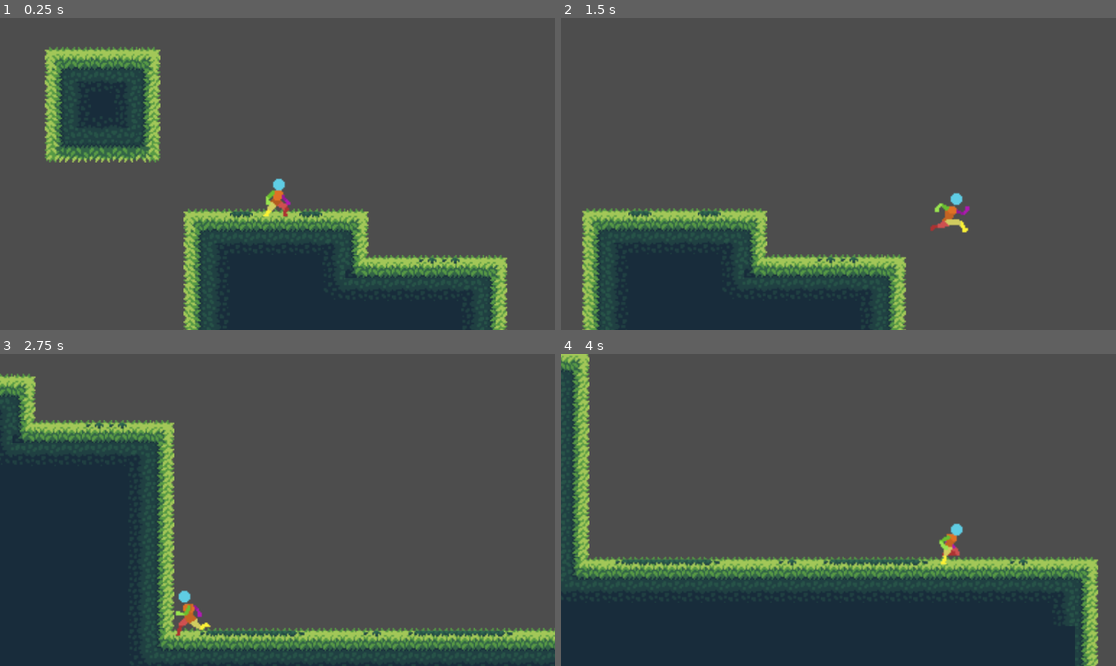
Above: before the commit, frames 1-4 (two rows, left to right).
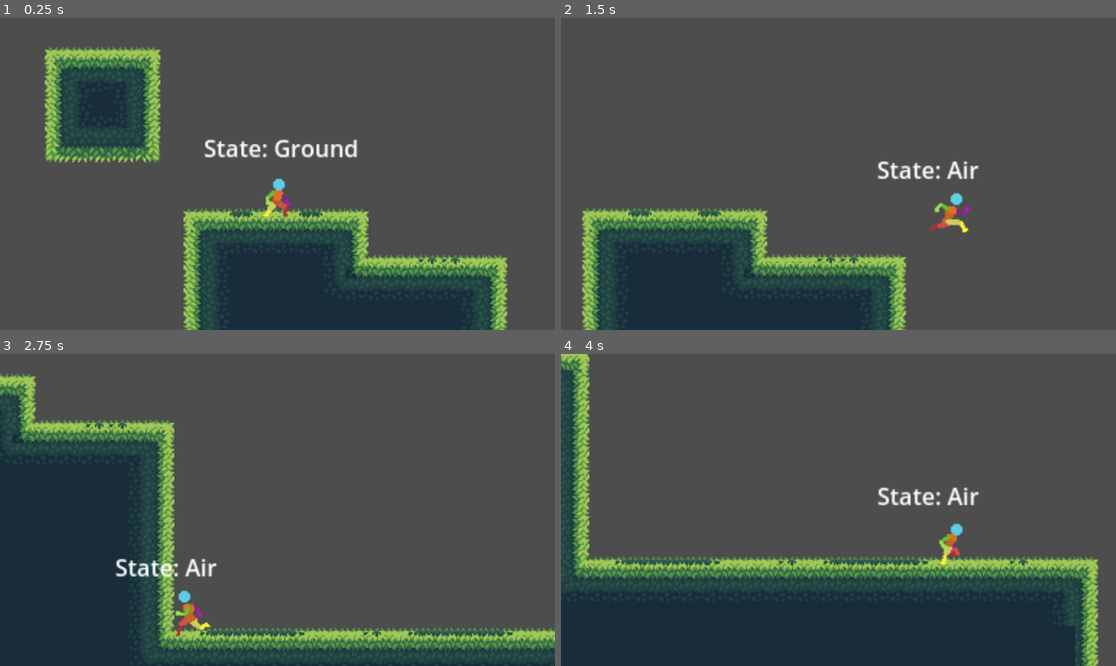
Above: after the commit, the same moments.

Repository: Allus-Interactive/platform-combat-game
Game: Godot game, scene res://scenes/main.tscn
Two runs of this game, one before a commit and one after it. Both use one fixed random seed, a clock stepped at 60 frames per second and the inputs below.
Inputs:
- Up to frame 1 (0.25 s): no input
- Up to frame 2 (1.5 s): tap Enter at 0.5 s; hold D (move_right) from 0.53 s (still down); tap O (roll) at 0.6 s; tap Space (jump) at 0.77 s; tap F (toggle_weapon) at 1.35 s
- Up to frame 3 (2.75 s): tap Space (jump) at 1.52 s; release D (move_right) at 2.03 s; hold A (move_left) from 2.03 s (still down); tap O (roll) at 2.1 s
- Up to frame 4 (4 s): release A (move_left) at 2.78 s; hold D (move_right) from 2.78 s (still down); tap F (toggle_weapon) at 2.85 s; tap Space (jump) at 3.02, 3.77 s; tap O (roll) at 3.6 s

The runs differ from the first frame. In frame 1, 0.8% of the frame differs, in the area x 36-65%, y 38-45%; in frame 2, 0.5%; in frame 3, 0.6%; in frame 4, 0.5%.

Commit message:
add state debug label

Diff:
--- a/scenes/player.tscn
+++ b/scenes/player.tscn
@@ -13,6 +13,7 @@
 [ext_resource type="Script" path="res://scripts/ground_state.gd" id="11_jhcou"]
 [ext_resource type="Script" path="res://scripts/air_state.gd" id="12_k7mg6"]
 [ext_resource type="Script" path="res://scripts/landing_state.gd" id="13_n5rx8"]
+[ext_resource type="Script" path="res://scripts/state_debug_label.gd" id="14_g4e7r"]
 
 [sub_resource type="AtlasTexture" id="AtlasTexture_52jci"]
 atlas = ExtResource("2_klygd")
@@ -696,4 +697,13 @@
 script = ExtResource("13_n5rx8")
 can_move = false
 
+[node name="State Debug Label" type="Label" parent="." node_paths=PackedStringArray("state_machine")]
+offset_left = -51.0
+offset_top = -43.0
+offset_right = 95.0
+offset_bottom = -17.0
+text = "State:"
+script = ExtResource("14_g4e7r")
+state_machine = NodePath("../CharacterStateMachine")
+
 [connection signal="animation_finished" from="AnimatedSprite2D" to="." method="_on_animated_sprite_2d_animation_finished"]
--- /dev/null
+++ b/scripts/state_debug_label.gd
@@ -0,0 +1,7 @@
+extends Label
+
+@export var state_machine : CharacterStateMachine
+
+# Called every frame. 'delta' is the elapsed time since the previous frame.
+func _process(delta):
+	text = "State: " + state_machine.current_state.name
Not shown: 1 places in scenes/player.tscn that only renumber resources
